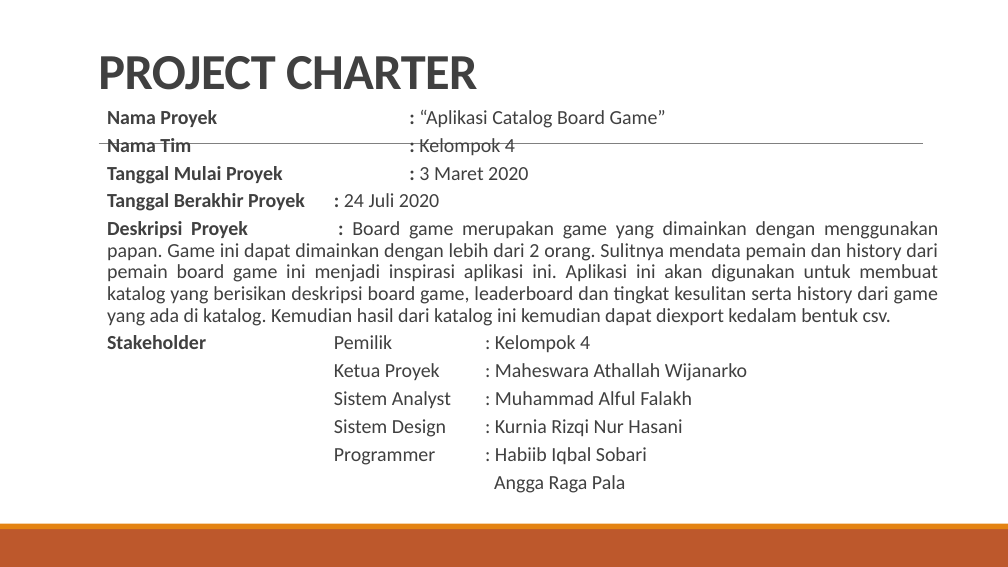
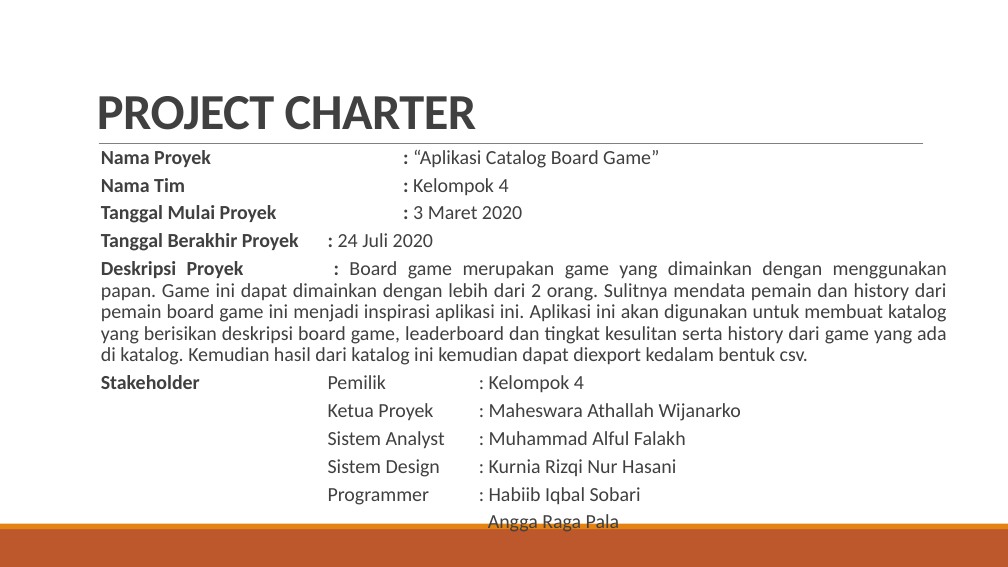
Before and after one commit to MaheswaraAW/-PPL4611, a slide deck: slide 2 of Aplikasi Catalog Board Game.pptx. Drawn at 1008x567 pixels with LibreOffice and Linux fonts; fonts in the diff are those of the drawing. Boxes give left, top, right and bottom in pixels: in the first picture for what was removed or moved away, otherwise in the second. Text is boxed around its words. In the diff, an @@ line names an element or a change of style, - is before the commit and + after.

```diff
--- a/Aplikasi Catalog Board Game.pptx
+++ b/Aplikasi Catalog Board Game.pptx
@@ title "PROJECT CHARTER": place and size @@
-title "PROJECT CHARTER" at (98,56,477,90)
+title "PROJECT CHARTER" at (97,96,476,130)
@@ text "Nama Proyek : “Aplikasi Catalog ..." rewrapped from (107,110,938,493) to (101,150,947,534) @@
```
Also in this commit, not shown: 12 other slides changed, 1 slide added, 1 slide removed.
